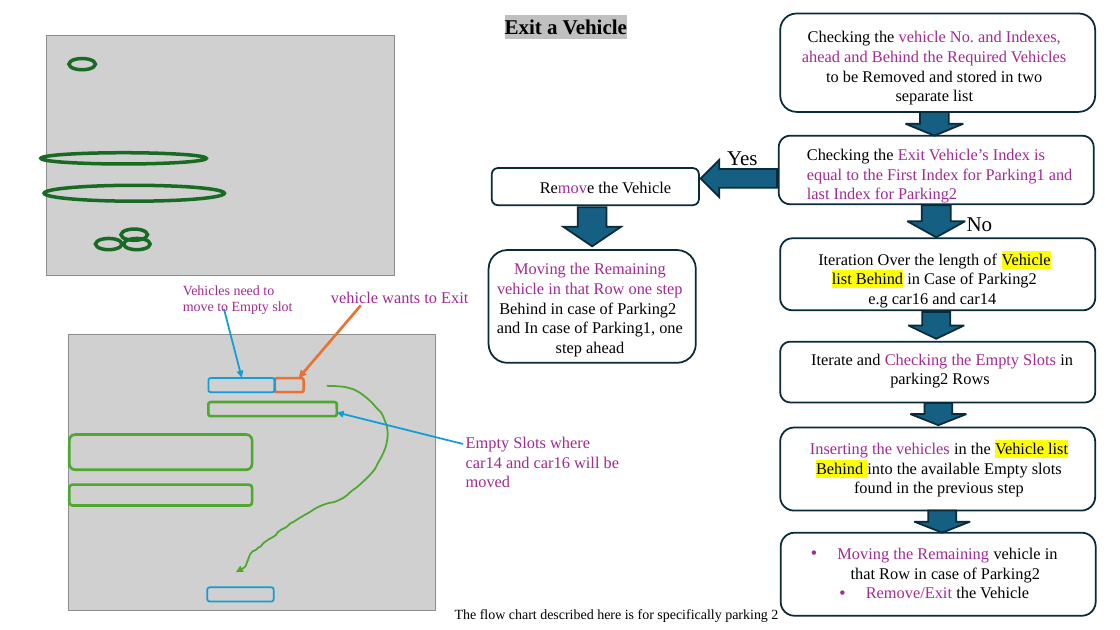
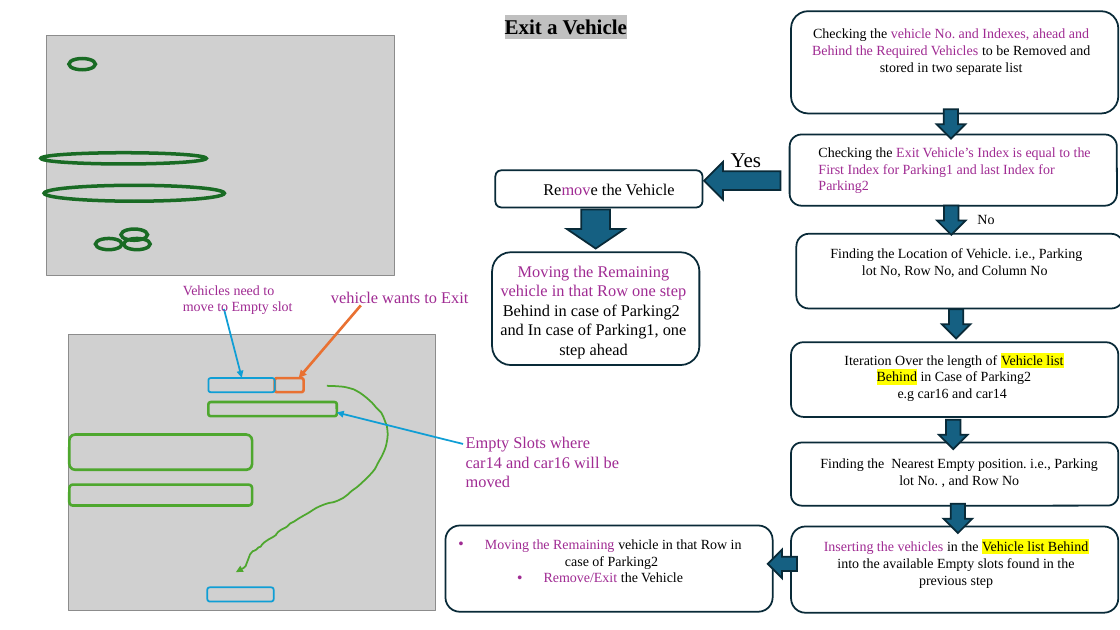
Before and after one commit to Hyder605/CarParking_final, a slide deck: slide 5 of CarParking_Haider.pptx. Drawn at 1120x630 pixels with LibreOffice and Linux fonts; fonts in the diff are those of the drawing; grey boxes stand for pictures. Boxes give left, top, right and bottom in pixels: in the first picture for what was removed or moved away, otherwise in the second. Text is boxed around its words. In the diff, an @@ line names an element or a change of style, - is before the commit and + after.

Commit message:
presentation updated

```diff
--- a/CarParking_Haider.pptx
+++ b/CarParking_Haider.pptx
@@ rounded rectangle: place and size @@
-rounded rectangle at [781, 13, 1096, 112]
+rounded rectangle at [791, 11, 1119, 113]
@@ text "Checking the vehicle No. and ...": place and size @@
-text "Checking the vehicle No. and ..." at [802, 30, 1066, 105]
+text "Checking the vehicle No. and ..." at [812, 28, 1090, 75]
@@ down arrow: place and size @@
-down arrow at [906, 112, 964, 135]
+down arrow at [937, 109, 965, 139]
@@ rounded rectangle: place and size @@
-rounded rectangle at [779, 136, 1094, 205]
+rounded rectangle at [790, 134, 1117, 206]
@@ text "Checking the Exit Vehicle’s Index ...": place and size @@
-text "Checking the Exit Vehicle’s Index ..." at [807, 148, 1073, 203]
+text "Checking the Exit Vehicle’s Index ..." at [818, 147, 1091, 193]
@@ 2 texts, 1 rounded rectangle: place and size @@
-2 texts, 1 rounded rectangle at [492, 151, 758, 205]
+2 texts, 1 rounded rectangle at [496, 153, 762, 208]
@@ right arrow: place and size @@
-right arrow at [701, 160, 777, 197]
+right arrow at [704, 162, 781, 200]
@@ down arrow: place and size @@
-down arrow at [907, 205, 965, 237]
+down arrow at [937, 206, 965, 235]
@@ text "No": place and size @@
-text "No" at [967, 217, 993, 232]
+text "No" at [977, 214, 994, 224]
@@ text "No" at [977, 214, 994, 224]: size 18 to 12 pt @@
@@ rounded rectangle added at [797, 234, 1120, 308], outline #092A39 1.5 pt @@
@@ text "Moving the Remaining vehicle in ...": place and size @@
-text "Moving the Remaining vehicle in ..." at [497, 262, 683, 357]
+text "Moving the Remaining vehicle in ..." at [500, 265, 687, 359]
@@ text added at [830, 248, 1082, 277], 12 pt, text #000000 @@
+Finding the Location of Vehicle. i.e., Parking lot No, Row No, and Column No
@@ down arrow: place and size @@
-down arrow at [908, 313, 965, 339]
+down arrow at [942, 309, 970, 339]
@@ rounded rectangle: place and size @@
-rounded rectangle at [781, 239, 1096, 311]
+rounded rectangle at [791, 342, 1119, 417]
@@ text "Iteration Over the length of ...": place and size @@
-text "Iteration Over the length of ..." at [818, 253, 1051, 308]
+text "Iteration Over the length of ..." at [844, 355, 1063, 401]
@@ rounded rectangle: place and size @@
-rounded rectangle at [781, 342, 1096, 402]
+rounded rectangle at [791, 443, 1119, 506]
@@ down arrow: place and size @@
-down arrow at [911, 403, 967, 425]
+down arrow at [939, 420, 968, 450]
@@ text at [820, 458, 1097, 485]: text changed; size 14 to 12 pt @@
-Iterate and Checking the Empty Slots in parking2 Rows
+Finding the Nearest Empty position. i.e., Parking lot No. , and Row No
@@ down arrow: place and size @@
-down arrow at [914, 511, 970, 533]
+down arrow at [944, 504, 972, 534]
@@ rounded rectangle: place and size @@
-rounded rectangle at [781, 533, 1096, 616]
+rounded rectangle at [445, 526, 773, 613]
@@ size 14 to 12 pt in 5 elements at [818, 147, 1091, 193], [812, 28, 1090, 75], [824, 541, 1088, 588], [844, 355, 1063, 401], [485, 539, 742, 582] @@
@@ text "Moving the Remaining vehicle in ...": place and size @@
-text "Moving the Remaining vehicle in ..." at [837, 547, 1058, 598]
+text "Moving the Remaining vehicle in ..." at [485, 539, 742, 582]
@@ rounded rectangle: place and size @@
-rounded rectangle at [781, 428, 1096, 511]
+rounded rectangle at [791, 527, 1119, 613]
@@ text "Inserting the vehicles in the ...": place and size @@
-text "Inserting the vehicles in the ..." at [810, 442, 1068, 497]
+text "Inserting the vehicles in the ..." at [824, 541, 1088, 588]
@@ down arrow added at [768, 550, 797, 578], fill #156082, outline #092A39 1.5 pt @@
@@ text removed at [455, 609, 778, 622] @@
-The flow chart described here is for specifically parking 2
```
Also in this commit, not shown: 10 slides added, 2 other files.
